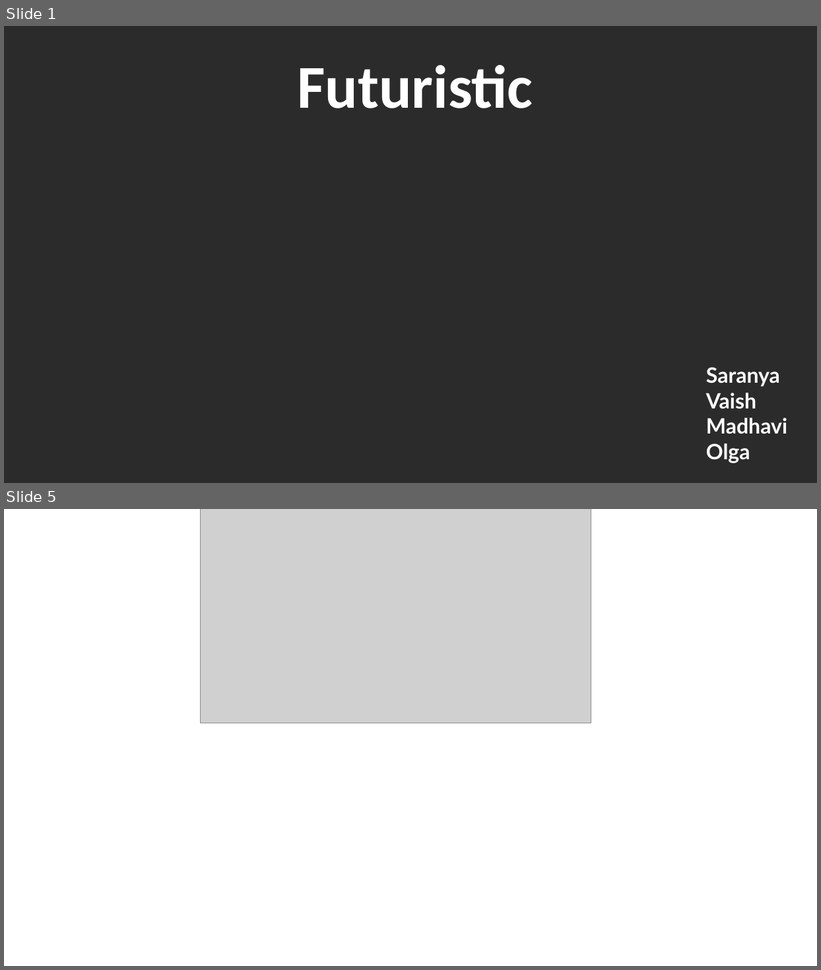
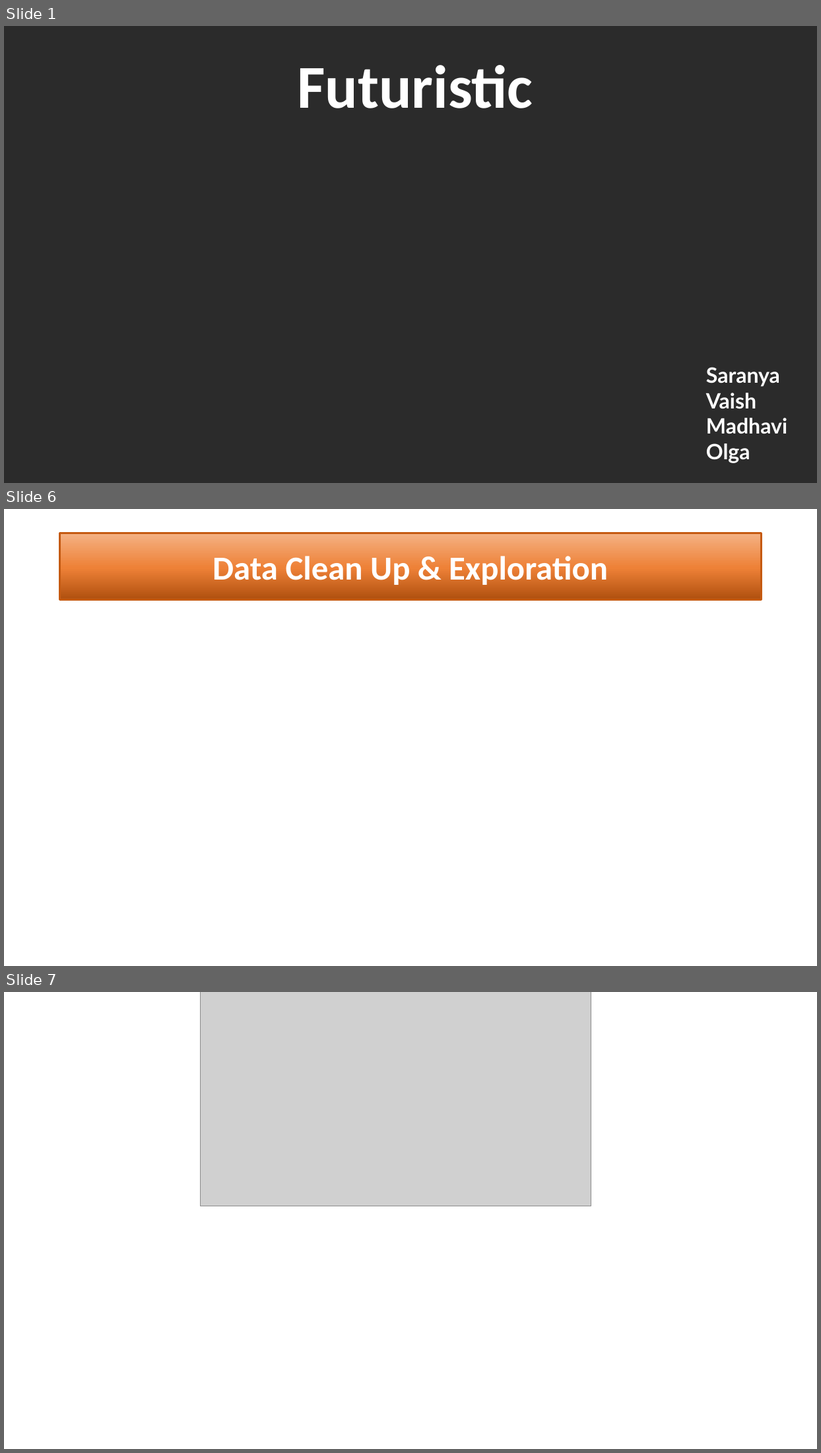
Before and after one commit to SaranyaPandiaraj/Futuristic-Airbnb, a slide deck: Futuristic_Airbnb.pptx. Shown one above the other, each under a label of ours: slides 1 and 5 before the commit, slides 1, 6 and 7 after it; the slides between them are not shown. The pictures are 821x970 and 821x1453 pixels, drawn with LibreOffice and Linux fonts; fonts in the diff are those of the drawing; grey boxes stand for pictures; background and template pictures are left out; a plain dark background stands for a picture behind light text. Boxes give left, top, right and bottom in pixels: in the first picture for what was removed or moved away, otherwise in the second. Text is boxed around its words. In the diff, an @@ line names an element or a change of style, - is before the commit and + after.

```diff
--- a/Futuristic_Airbnb.pptx
+++ b/Futuristic_Airbnb.pptx
@@ slide 6 added at [4, 509, 817, 966], background #FFFFFF @@
@@ title added at [60, 533, 762, 600], fill gradient #B0500F to #EE8137 to #F4B183, outline #C55A11 2.25 pt, 39.6 pt, text #FFFFFF, bold @@
+Data Clean Up & Exploration
@@ what was slide 5 is now slide 7 @@
```
Also in this commit, not shown: 3 slides changed, 1 other slide added.
